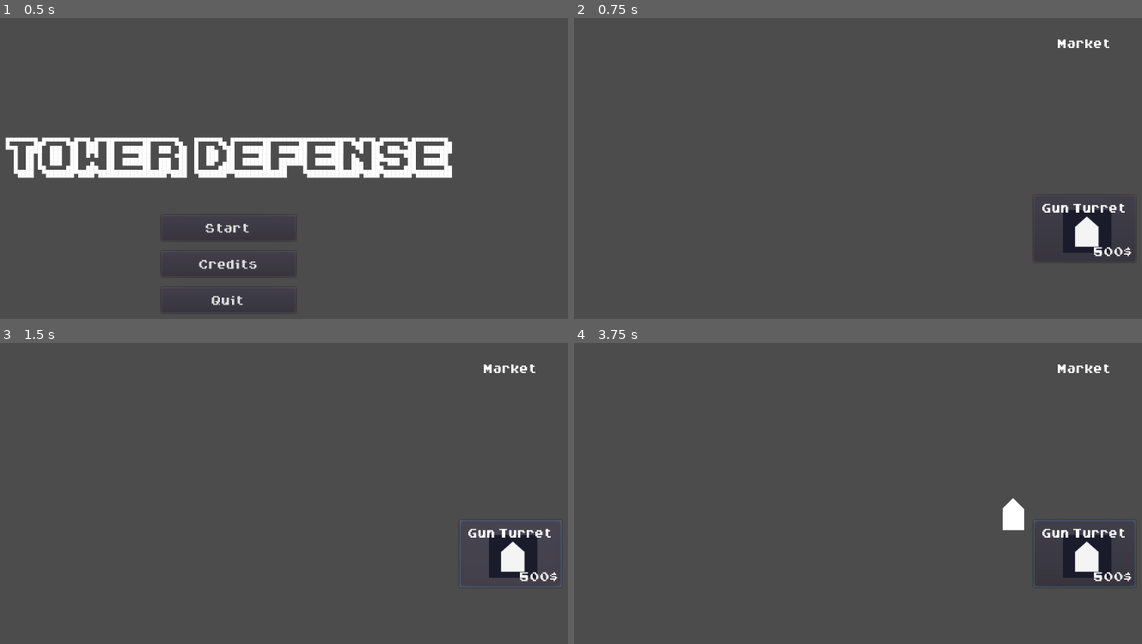
Above: before the commit, frames 1-4 (two rows, left to right).
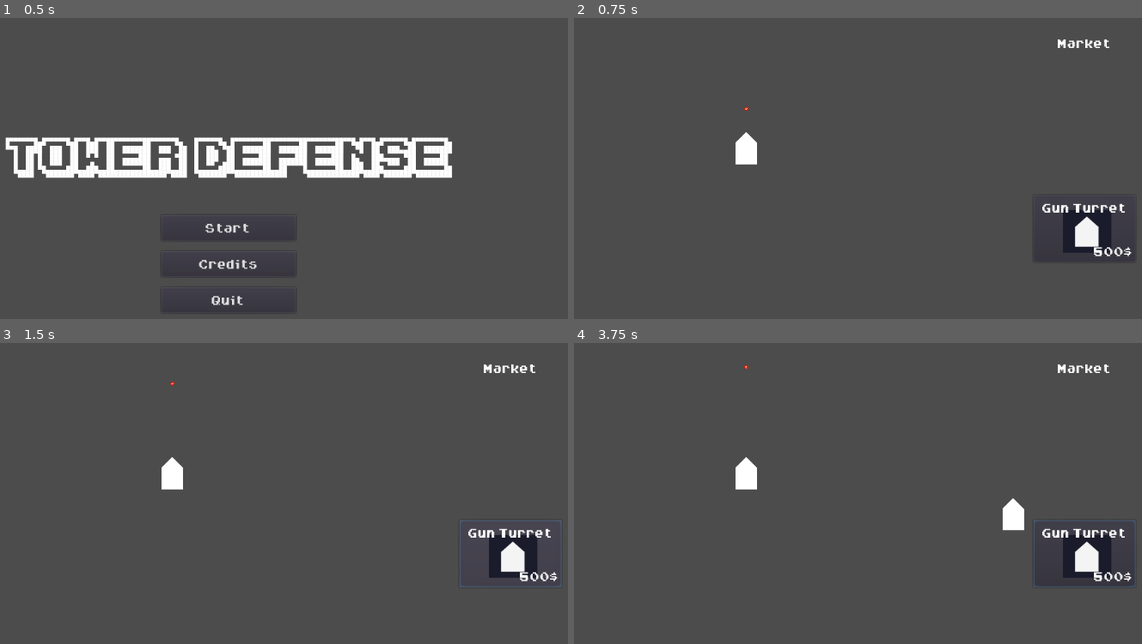
Above: after the commit, the same moments.

Repository: Godot-Wild-Jam-22-Team/TowerDefense
Game: Godot game, scene res://GUI/StartScreen.tscn
Two runs of this game, one before a commit and one after it. Both use one fixed random seed, a clock stepped at 60 frames per second and the inputs below.
Inputs (mouse positions are in pixels of both pictures, inside the frame that each line leads up to):
- Up to frame 1 (0.5 s): no input
- Up to frame 2 (0.75 s): click "Start" at 0.5 s
- Up to frame 3 (1.5 s): click "Gun Turret" at 1.25 s
- Up to frame 4 (3.75 s): click "Gun Turret" at 2 s; click "Gun Turret" at 2.75 s; tap Enter at 3.5 s; drag from (1085, 553) to (869, 451) at 3.52 s

Frame 1 is identical in both runs. In frame 2, 0.4% of the frame differs, in the area x 28-33%, y 29-49%; in frame 3, 0.4%; in frame 4, 0.4%, in the area x 28-33%, y 7-49%.

Commit message:
Adding turret's ability to shoot.

Diff:
--- a/GWJ22/Defenses/Turret.gd
+++ /dev/null
@@ -1,16 +0,0 @@
-extends DraggableObject
-class_name Turret
-
-# Declare member variables here. Examples:
-# var a: int = 2
-# var b: String = "text"
-
-
-# Called when the node enters the scene tree for the first time.
-func _ready() -> void:
-	pass # Replace with function body.
-
-
-# Called every frame. 'delta' is the elapsed time since the previous frame.
-#func _process(delta: float) -> void:
-#	pass
--- a/GWJ22/Defenses/Turret.tscn
+++ /dev/null
@@ -1,7 +0,0 @@
-[gd_scene load_steps=3 format=2]
-
-[ext_resource path="res://Defenses/DraggableObject.tscn" type="PackedScene" id=1]
-[ext_resource path="res://Defenses/Turret.gd" type="Script" id=2]
-
-[node name="Turret" instance=ExtResource( 1 )]
-script = ExtResource( 2 )
--- /dev/null
+++ b/GWJ22/Defenses/Turrets/Bullet.gd
@@ -0,0 +1,20 @@
+extends Area2D
+
+export (int) var speed
+export (int) var damage
+export (float) var lifetime
+
+var velocity = Vector2()
+
+func start(_position, _direction):
+	position = _position
+	rotation = _direction.angle()
+	$Lifetime.wait_time = lifetime
+	$Lifetime.start()
+	velocity = _direction * speed
+
+func _on_Lifetime_timeout():
+	queue_free()
+
+func _process(delta):
+	position += velocity * delta
--- /dev/null
+++ b/GWJ22/Defenses/Turrets/Bullet.tscn
@@ -0,0 +1,47 @@
+[gd_scene load_steps=9 format=2]
+
+[ext_resource path="res://Assets/Sprites/bullet_tileset.png" type="Texture" id=1]
+[ext_resource path="res://Defenses/Turrets/Bullet.gd" type="Script" id=2]
+
+[sub_resource type="AtlasTexture" id=1]
+atlas = ExtResource( 1 )
+region = Rect2( 0, 0, 6, 6 )
+
+[sub_resource type="AtlasTexture" id=2]
+atlas = ExtResource( 1 )
+region = Rect2( 6, 0, 6, 6 )
+
+[sub_resource type="AtlasTexture" id=3]
+atlas = ExtResource( 1 )
+region = Rect2( 12, 0, 6, 6 )
+
+[sub_resource type="AtlasTexture" id=4]
+atlas = ExtResource( 1 )
+region = Rect2( 18, 0, 6, 6 )
+
+[sub_resource type="SpriteFrames" id=5]
+animations = [ {
+"frames": [ SubResource( 1 ), SubResource( 2 ), SubResource( 3 ), SubResource( 4 ) ],
+"loop": true,
+"name": "default",
+"speed": 5.0
+} ]
+
+[sub_resource type="RectangleShape2D" id=6]
+extents = Vector2( 3, 3 )
+
+[node name="Bullet" type="Area2D"]
+script = ExtResource( 2 )
+speed = 100
+lifetime = 1.5
+
+[node name="AnimatedSprite" type="AnimatedSprite" parent="."]
+frames = SubResource( 5 )
+frame = 2
+playing = true
+
+[node name="CollisionShape2D" type="CollisionShape2D" parent="."]
+shape = SubResource( 6 )
+
+[node name="Lifetime" type="Timer" parent="."]
+[connection signal="timeout" from="Lifetime" to="." method="_on_Lifetime_timeout"]
--- /dev/null
+++ b/GWJ22/Defenses/Turrets/Turret.gd
@@ -0,0 +1,28 @@
+extends DraggableObject
+class_name Turret
+
+signal shoot
+signal created
+
+export (float) var gun_cooldown
+export (PackedScene) var Bullet
+
+var can_shoot = true
+var has_focused_enemy = false
+var focused_enemy_position = Vector2()
+
+func _ready() -> void:
+	$Guntimer.wait_time = gun_cooldown
+
+func _on_Guntimer_timeout():
+	can_shoot = true
+
+func shoot():
+	if can_shoot == true:
+		can_shoot = false
+		$Guntimer.start()
+		var dir = Vector2(0,-1).rotated(global_rotation)
+		emit_signal('shoot', Bullet, $Position2D.global_position, dir)
+
+func _process(delta):
+	shoot()
--- /dev/null
+++ b/GWJ22/Defenses/Turrets/Turret.tscn
@@ -0,0 +1,16 @@
+[gd_scene load_steps=4 format=2]
+
+[ext_resource path="res://Defenses/Turrets/Turret.gd" type="Script" id=1]
+[ext_resource path="res://Defenses/DraggableObject.tscn" type="PackedScene" id=2]
+[ext_resource path="res://Defenses/Turrets/Bullet.tscn" type="PackedScene" id=3]
+
+[node name="Turret" instance=ExtResource( 2 )]
+script = ExtResource( 1 )
+gun_cooldown = 2.0
+Bullet = ExtResource( 3 )
+
+[node name="Position2D" type="Position2D" parent="." index="3"]
+position = Vector2( 0, -50 )
+
+[node name="Guntimer" type="Timer" parent="." index="4"]
+[connection signal="timeout" from="Guntimer" to="." method="_on_Guntimer_timeout"]
--- a/GWJ22/Game.gd
+++ b/GWJ22/Game.gd
@@ -22,6 +22,12 @@
 	$Defenses.add_child(new_defense)
 	new_defense.initialize($Navigation2D.get_global_mouse_position(), true)
 
+func _on_Turret_shoot(bullet, _position, _direction):
+	var b = bullet.instance()
+	add_child(b)
+	b.start(_position, _direction)
+
+
 # Called every frame. 'delta' is the elapsed time since the previous frame.
 #func _process(delta: float) -> void:
 #	pass
--- a/GWJ22/Game.tscn
+++ b/GWJ22/Game.tscn
@@ -1,8 +1,9 @@
-[gd_scene load_steps=4 format=2]
+[gd_scene load_steps=5 format=2]
 
 [ext_resource path="res://Game.gd" type="Script" id=1]
 [ext_resource path="res://GUI/PauseMenu.tscn" type="PackedScene" id=2]
 [ext_resource path="res://GUI/Marketplace.tscn" type="PackedScene" id=3]
+[ext_resource path="res://Defenses/Turrets/Turret.tscn" type="PackedScene" id=4]
 
 [node name="Game" type="Node"]
 script = ExtResource( 1 )
@@ -18,6 +19,9 @@
 [node name="Defenses" type="Node" parent="."]
 pause_mode = 1
 
+[node name="Turret" parent="Defenses" instance=ExtResource( 4 )]
+position = Vector2( 428.16, 207.636 )
+
 [node name="PauseScreen" type="CanvasLayer" parent="."]
 
 [node name="PauseMenu" parent="PauseScreen" instance=ExtResource( 2 )]
@@ -25,3 +29,4 @@
 [node name="MarketLayer" type="CanvasLayer" parent="."]
 
 [node name="Marketplace" parent="MarketLayer" instance=ExtResource( 3 )]
+[connection signal="shoot" from="Defenses/Turret" to="." method="_on_Turret_shoot"]
--- a/GWJ22/project.godot
+++ b/GWJ22/project.godot
@@ -32,7 +32,7 @@
 "base": "DraggableObject",
 "class": "Turret",
 "language": "GDScript",
-"path": "res://Defenses/Turret.gd"
+"path": "res://Defenses/Turrets/Turret.gd"
 } ]
 _global_script_class_icons={
 "DraggableObject": "",
Binary file added: GWJ22/Assets/Sprites/bullet_tileset.png
Not shown, added: GWJ22/Assets/Sprites/bullet_tileset.png.import
Binary file added: GWJ22/Assets/Sprites/enemy.png
Not shown, added: GWJ22/Assets/Sprites/enemy.png.import
Binary file added: GWJ22/Assets/Sprites/turret.png
Not shown, added: GWJ22/Assets/Sprites/turret.png.import
